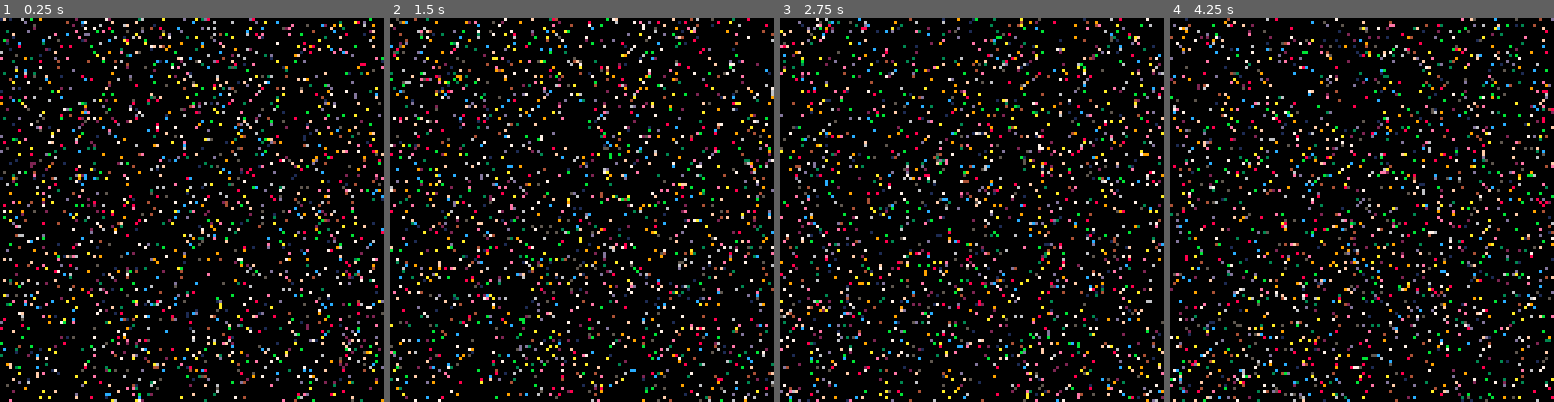
Above: before the commit, frames 1-4 (left to right).
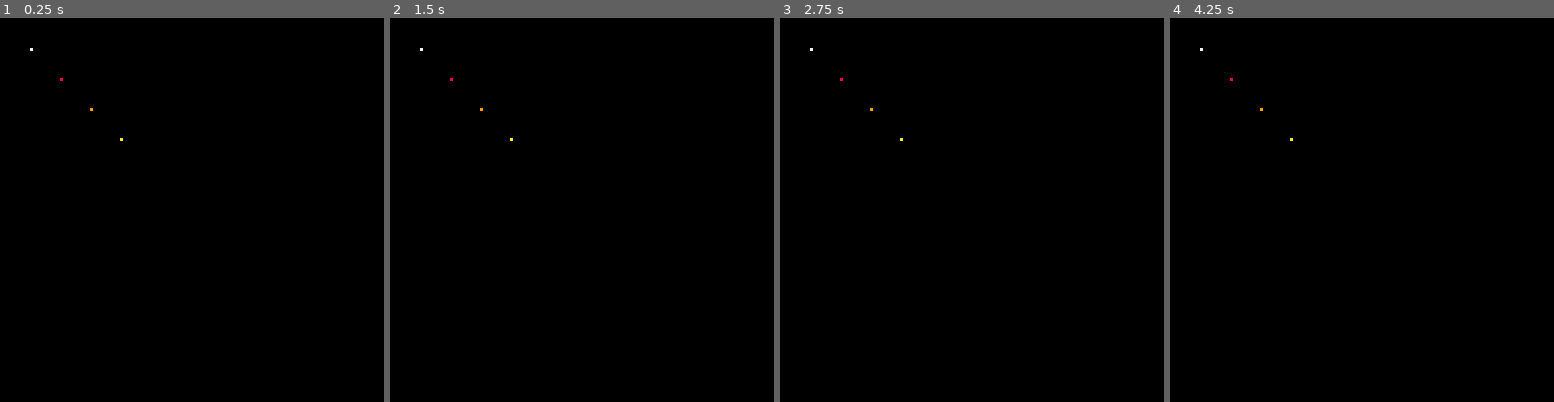
Above: after the commit, the same moments.

Repository: Kestrelrain/Card8
Game: PICO-8 cartridge src/game.p8
The game is run twice, just before and just after one commit, with the same random seed, the same clock (stepped at 60 frames per second) and the same inputs.
Inputs:
- Up to frame 1 (0.25 s): no input
- Up to frame 2 (1.5 s): no input
- Up to frame 3 (2.75 s): no input
- Up to frame 4 (4.25 s): no input

The runs differ from the first frame. In frame 1, 11% of the frame differs, in the area x 0-100%, y 0-100%; in frame 2, 11%; in frame 3, 11%; in frame 4, 11%.

Commit message:
Fix:fixed serial debugging, see .ini

Diff:
--- a/src/game.p8
+++ b/src/game.p8
@@ -1,16 +1,17 @@
 __lua__
+function _init()
+  cls()
+  -- draw pixels at some fixed positions to test pset
+  pset(10, 10, 7)  -- white pixel at (10,10)
+  pset(20, 20, 8)  -- light gray pixel at (20,20)
+  pset(30, 30, 9)  -- dark gray pixel at (30,30)
+  pset(40, 40, 10) -- red pixel at (40,40)
+end
+
 function _update()
-  -- nothing needed here for this test
+  -- no updates needed for now
 end
 
 function _draw()
-  cls(0)
-  for i=1,2000 do
-    local x = rnd(128)
-    local y = rnd(128)
-    local c = rnd(16)
-    pset(x, y, c)
-  end
-  flip()
+  -- no redraw needed, pixels are drawn in _init
 end
-__gfx__
Not shown, removed: src/README.txt
Not shown, changed: platformio.ini
Not shown, changed: src/main.cpp
